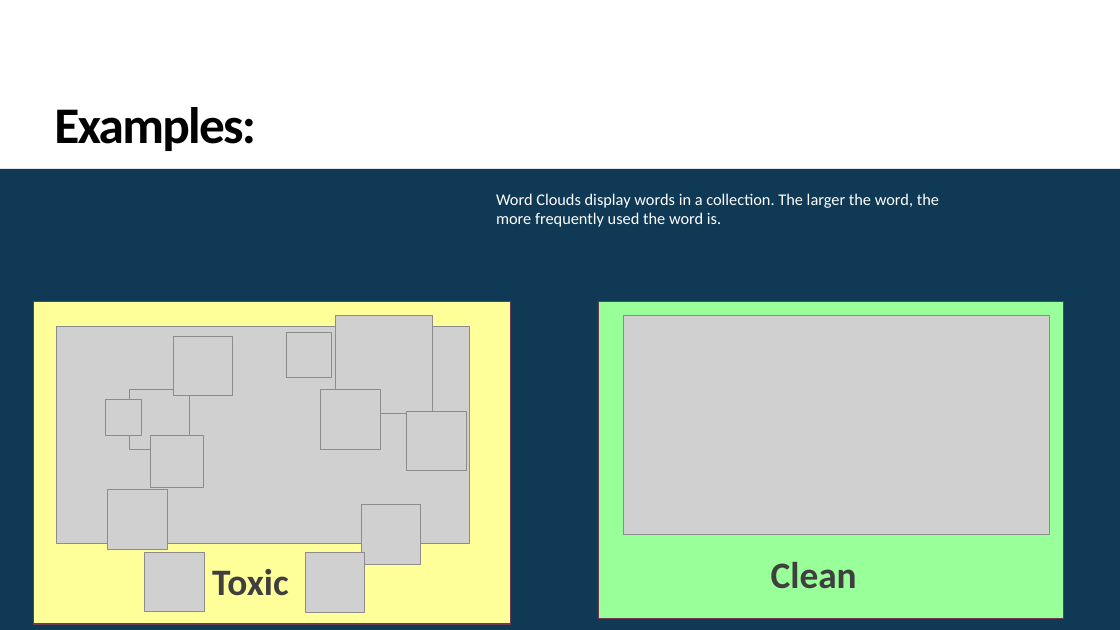
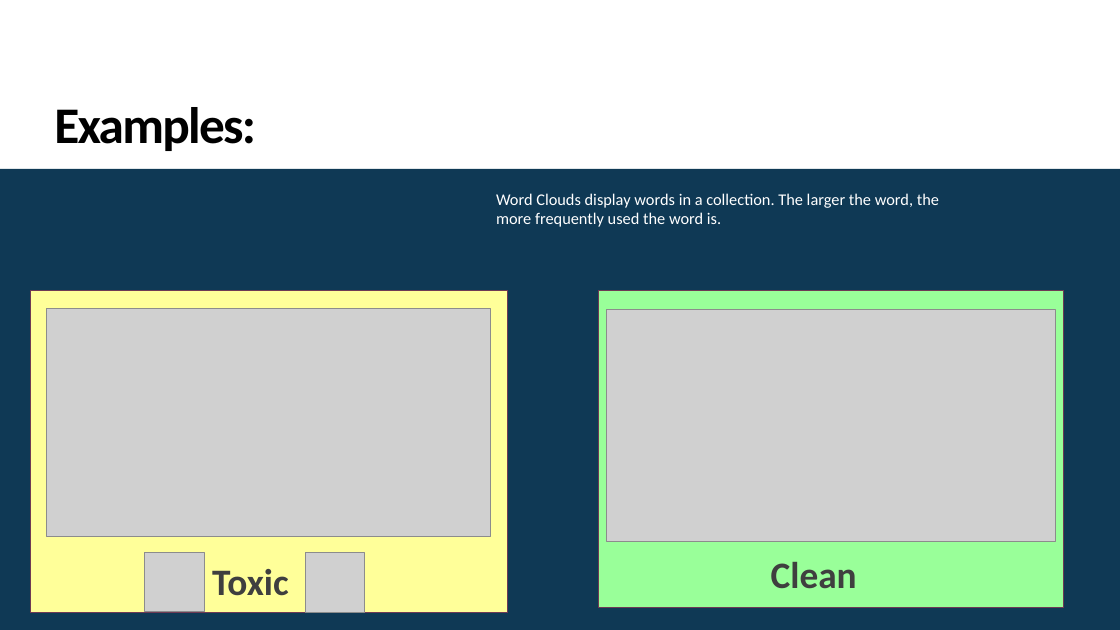
Before and after one commit to andiosika/NLP-to-identify-toxic-or-abusive-language-for-online-conversation-using-Keras-Deep-Learning-Models, a slide deck: slide 4 of NonToxic_Communication.pptx. Drawn at 1120x630 pixels with LibreOffice and Linux fonts; fonts in the diff are those of the drawing; grey boxes stand for pictures. Boxes give left, top, right and bottom in pixels: in the first picture for what was removed or moved away, otherwise in the second. Text is boxed around its words. In the diff, an @@ line names an element or a change of style, - is before the commit and + after.

```diff
--- a/NonToxic_Communication.pptx
+++ b/NonToxic_Communication.pptx
@@ rectangle: place and size @@
-rectangle at [34,302,510,624]
+rectangle at [30,290,507,613]
@@ rectangle: place and size @@
-rectangle at [598,302,1064,618]
+rectangle at [598,290,1064,607]
@@ picture: place and size @@
-picture at [56,327,470,544]
+picture at [46,308,491,536]
@@ picture removed at [335,316,433,413] @@
@@ picture: place and size @@
-picture at [623,315,1049,534]
+picture at [607,310,1056,542]
@@ picture removed at [173,337,233,397] @@
@@ picture removed at [287,333,331,377] @@
@@ picture removed at [106,400,141,435] @@
@@ picture removed at [129,390,189,450] @@
@@ picture removed at [321,390,381,450] @@
@@ picture removed at [407,412,466,471] @@
@@ picture removed at [150,435,203,488] @@
@@ picture removed at [108,490,167,549] @@
@@ picture removed at [361,505,421,565] @@
```
Also in this commit, not shown: 8 other slides changed, 8 other files.
